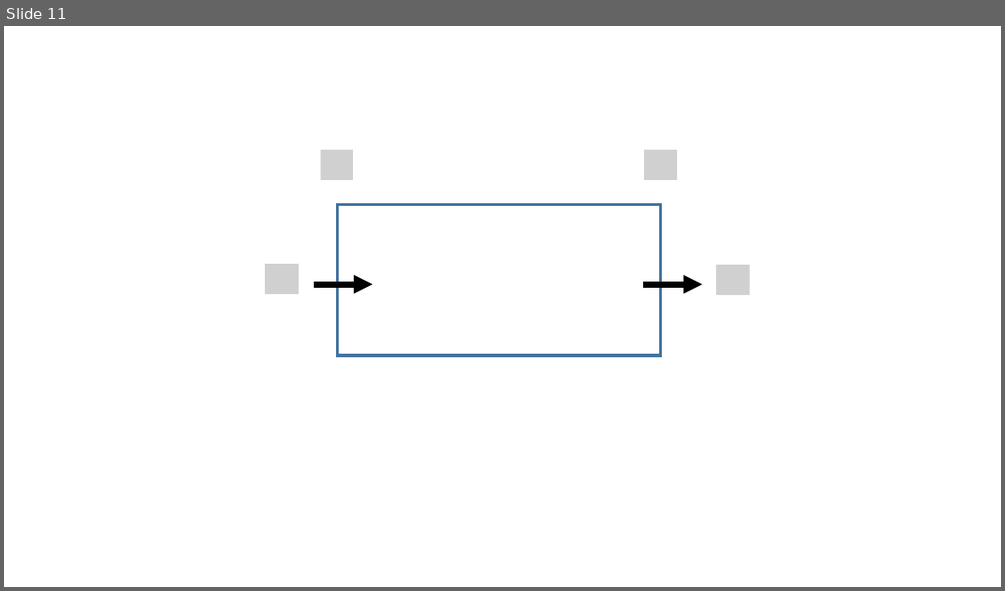
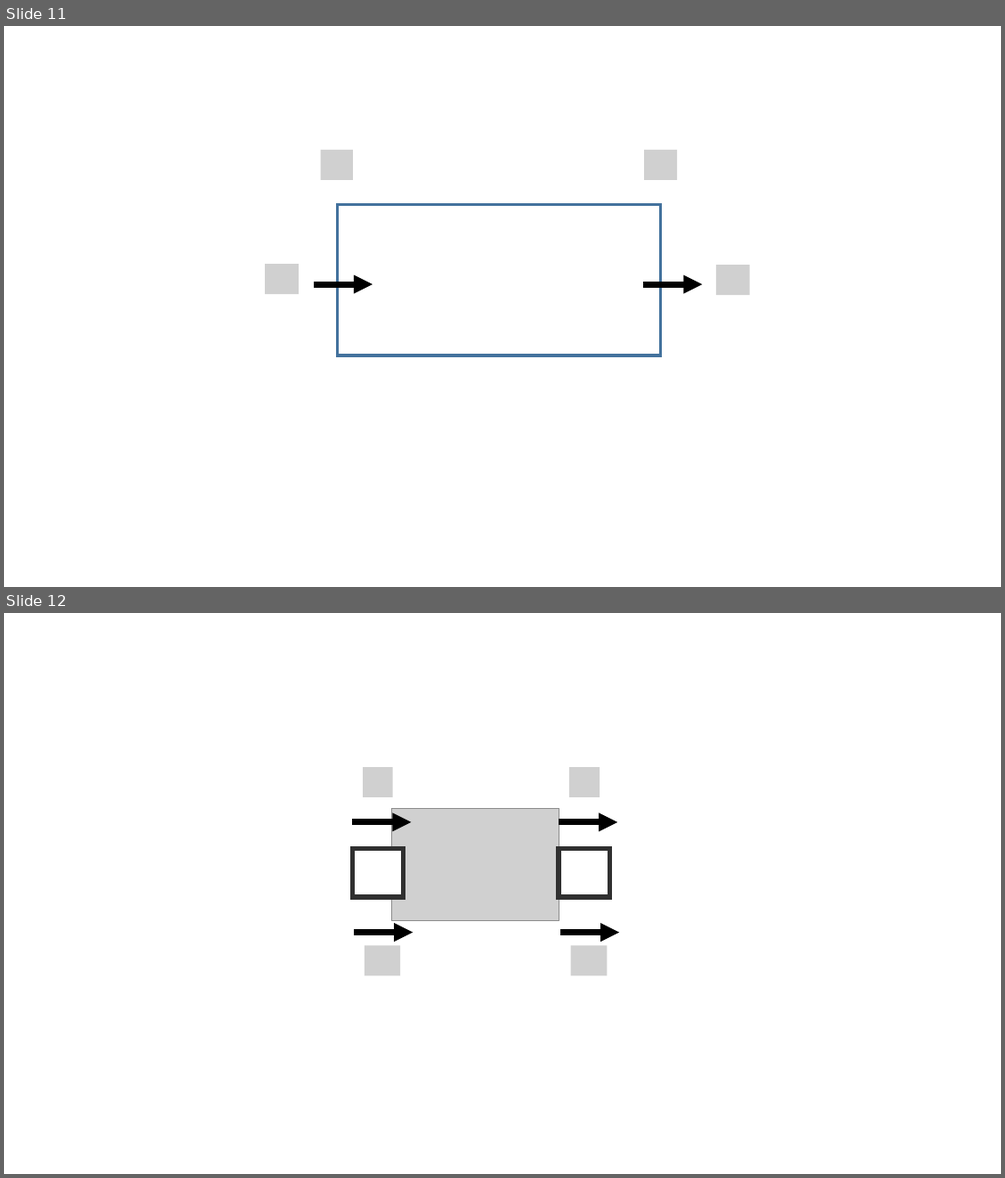
Before and after one commit to kms0523/Study, a slide deck: 그림.pptx. Shown one above the other, each under a label of ours: slide 11 before the commit, slides 11 and 12 after it. The pictures are 1005x591 and 1005x1178 pixels, drawn with LibreOffice and Linux fonts; fonts in the diff are those of the drawing; grey boxes stand for pictures. Boxes give left, top, right and bottom in pixels: in the first picture for what was removed or moved away, otherwise in the second. Text is boxed around its words. In the diff, an @@ line names an element or a change of style, - is before the commit and + after.

```diff
--- a/그림.pptx
+++ b/그림.pptx
@@ slide 12 added at (x1=4, y1=613, x2=1001, y2=1174), background #FFFFFF @@
@@ picture added at (x1=363, y1=767, x2=393, y2=797) @@
@@ picture added at (x1=569, y1=767, x2=600, y2=797) @@
@@ arrow added from (353, 822) to (411, 822), #000000 6 pt @@
@@ picture added at (x1=392, y1=808, x2=558, y2=921) @@
@@ arrow added from (558, 822) to (618, 822), #000000 6 pt @@
@@ rectangle added at (x1=353, y1=849, x2=404, y2=897), fill #FFFFFF, outline #303030 4.5 pt @@
@@ picture added at (x1=467, y1=827, x2=502, y2=857) @@
@@ rectangle added at (x1=558, y1=849, x2=610, y2=897), outline #303030 4.5 pt @@
@@ arrow added from (354, 933) to (413, 933), #000000 6 pt @@
@@ arrow added from (560, 933) to (619, 933), #000000 6 pt @@
@@ picture added at (x1=364, y1=946, x2=400, y2=976) @@
@@ picture added at (x1=571, y1=946, x2=607, y2=976) @@
```
Also in this commit, not shown: 1 slide removed, 14 other files.
